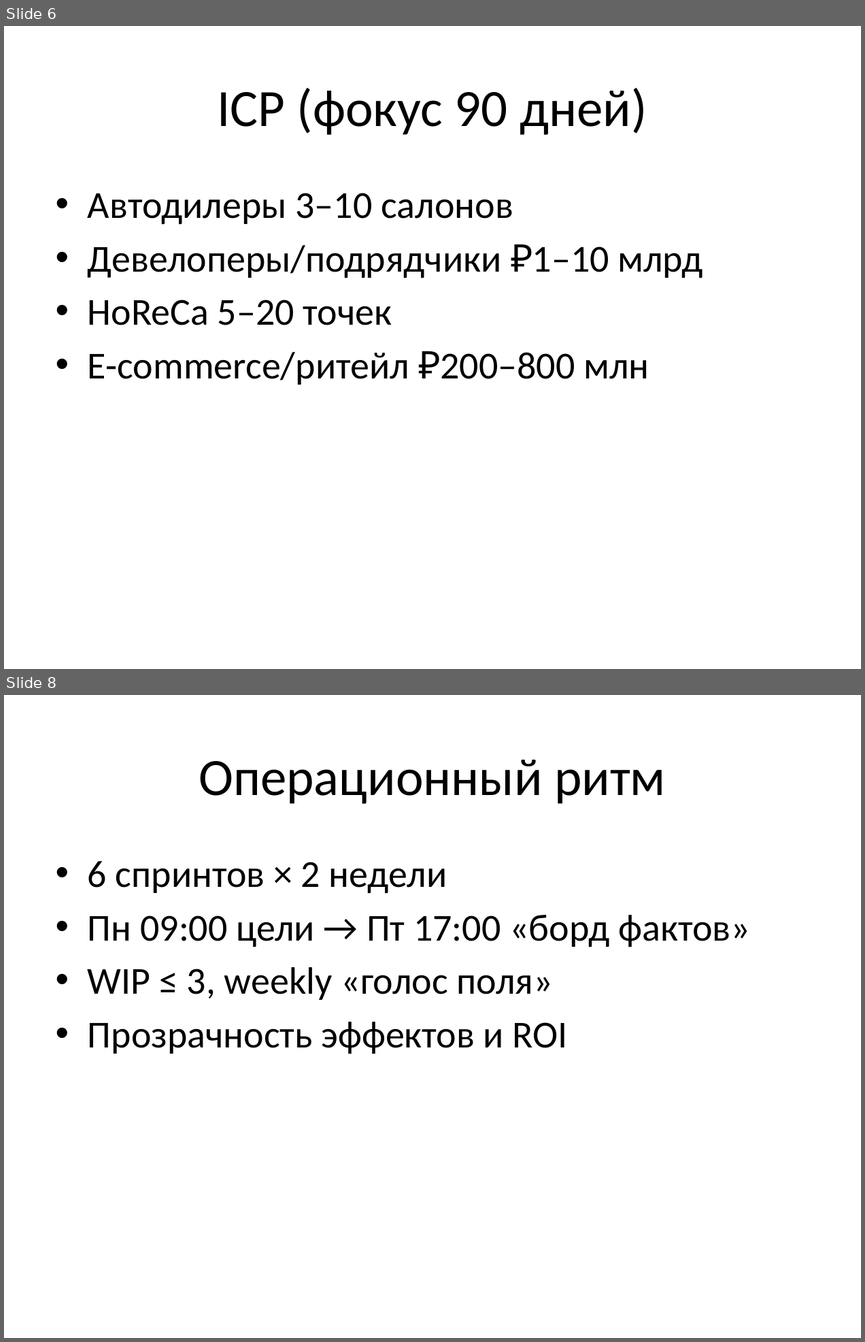
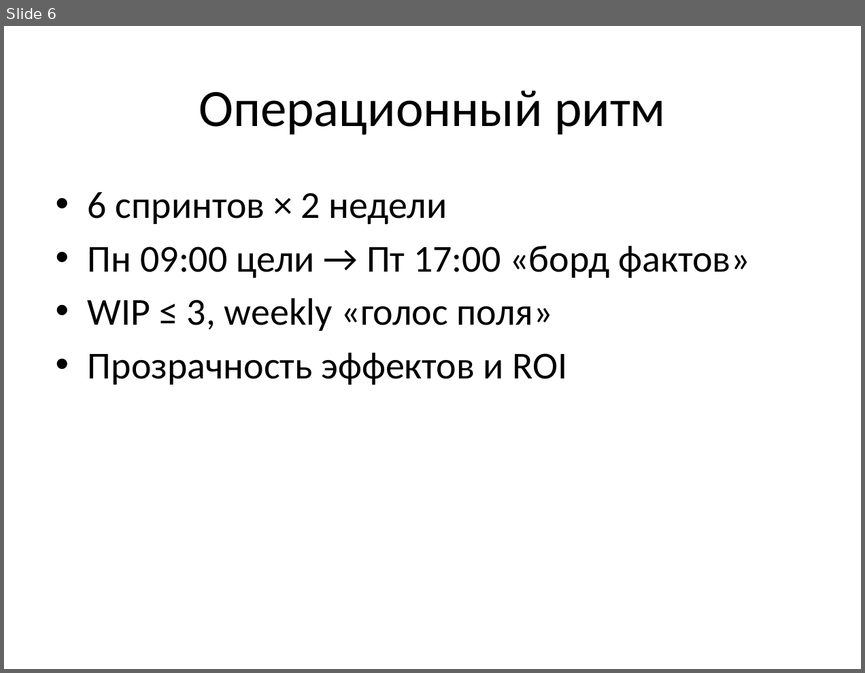
Before and after one commit to Vildia/CFG-consulting, a slide deck: downloads/CFG_PitchDeck.pptx. Shown one above the other, each under a label of ours: slides 6 and 8 before the commit, slide 6 after it; the slides between them are not shown. The pictures are 865x1342 and 865x673 pixels, drawn with LibreOffice and Linux fonts; fonts in the diff are those of the drawing. Boxes give left, top, right and bottom in pixels: in the first picture for what was removed or moved away, otherwise in the second. Text is boxed around its words. In the diff, an @@ line names an element or a change of style, - is before the commit and + after.

```diff
--- a/downloads/CFG_PitchDeck.pptx
+++ b/downloads/CFG_PitchDeck.pptx
@@ slide 6 removed at (4, 26, 861, 669), background #FFFFFF @@
@@ title removed at (217, 88, 647, 135) @@
-ICP (фокус 90 дней)
@@ text removed at (88, 193, 703, 384) @@
-• Автодилеры 3–10 салонов
-• Девелоперы/подрядчики ₽1–10 млрд
-• HoReCa 5–20 точек
-• E-commerce/ритейл ₽200–800 млн
@@ what was slide 8 is now slide 6 @@
```
Also in this commit, not shown: 5 slides changed, 2 other slides removed, 12 other files.
